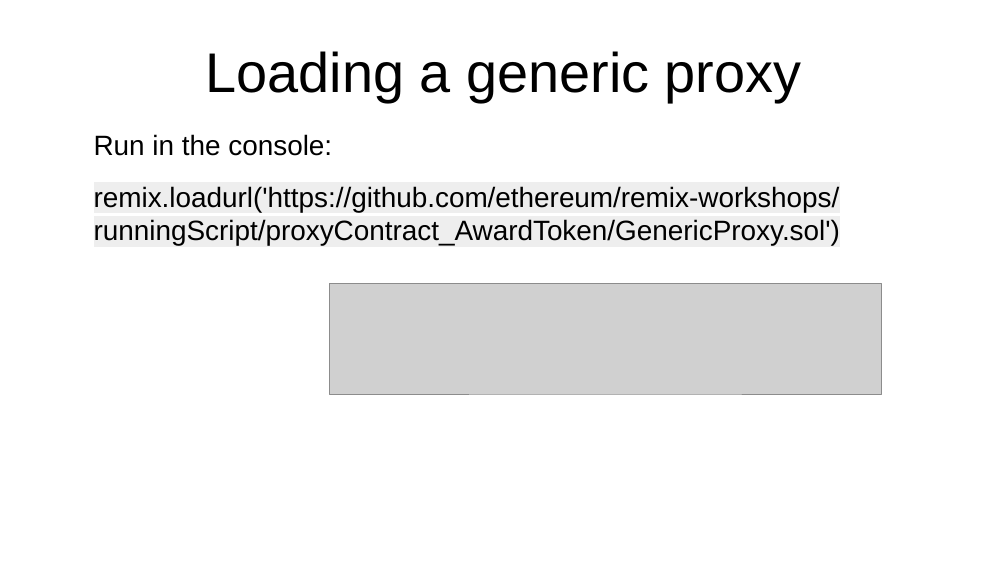
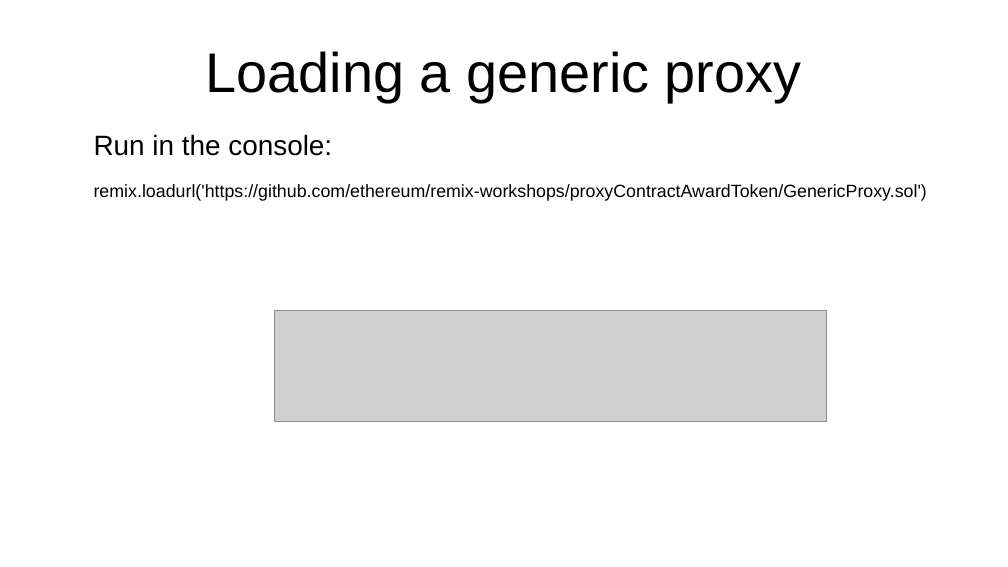
Before and after one commit to bunsenstraat/remix-workshops-cleanup, a slide deck: slide 8 of proxyContractAwardToken/ProxyContract.odp. Drawn at 1008x567 pixels with LibreOffice and Linux fonts; fonts in the diff are those of the drawing; grey boxes stand for pictures. Boxes give left, top, right and bottom in pixels: in the first picture for what was removed or moved away, otherwise in the second. Text is boxed around its words. In the diff, an @@ line names an element or a change of style, - is before the commit and + after.

Commit message:
delete kombucha update proxy contract and remix-loading-gh & remix-basic-all-in-gist.odp
Former-commit-id: 73ea5cbab6b8bd516289ae7433dc4a2275341128

```diff
--- a/proxyContractAwardToken/ProxyContract.odp
+++ b/proxyContractAwardToken/ProxyContract.odp
@@ text at (94, 184, 927, 201): text changed; size 22 to 14 pt @@
-remix.loadurl('https://github.com/ethereum/remix-workshops/runningScript/proxyContract_AwardToken/GenericProxy.sol')
+remix.loadurl('https://github.com/ethereum/remix-workshops/proxyContractAwardToken/GenericProxy.sol')
@@ picture: place and size @@
-picture at (329, 284, 882, 394)
+picture at (274, 311, 827, 422)
```
Also in this commit, not shown: 11 other slides changed, 2 slides added, 14 other files.
